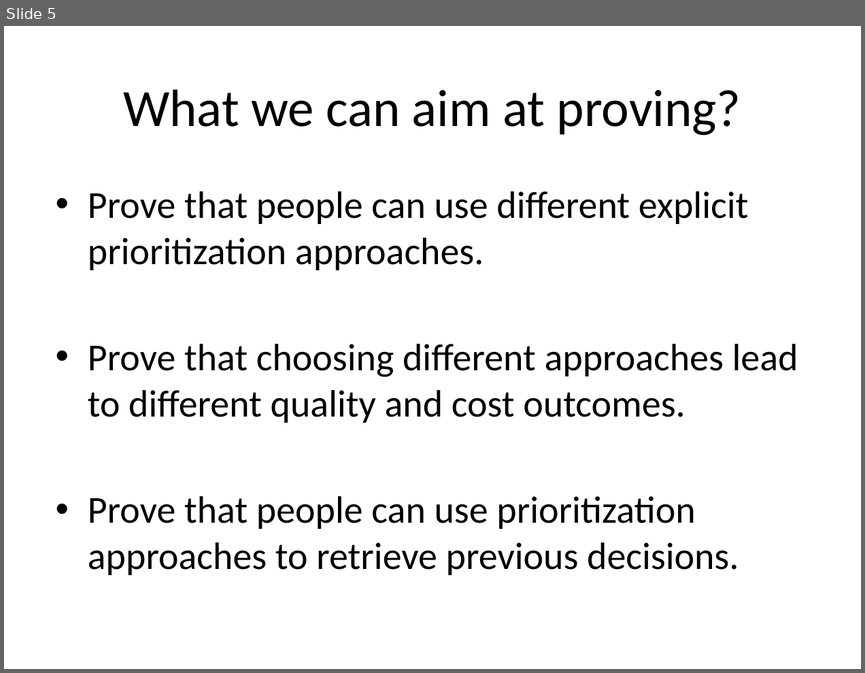
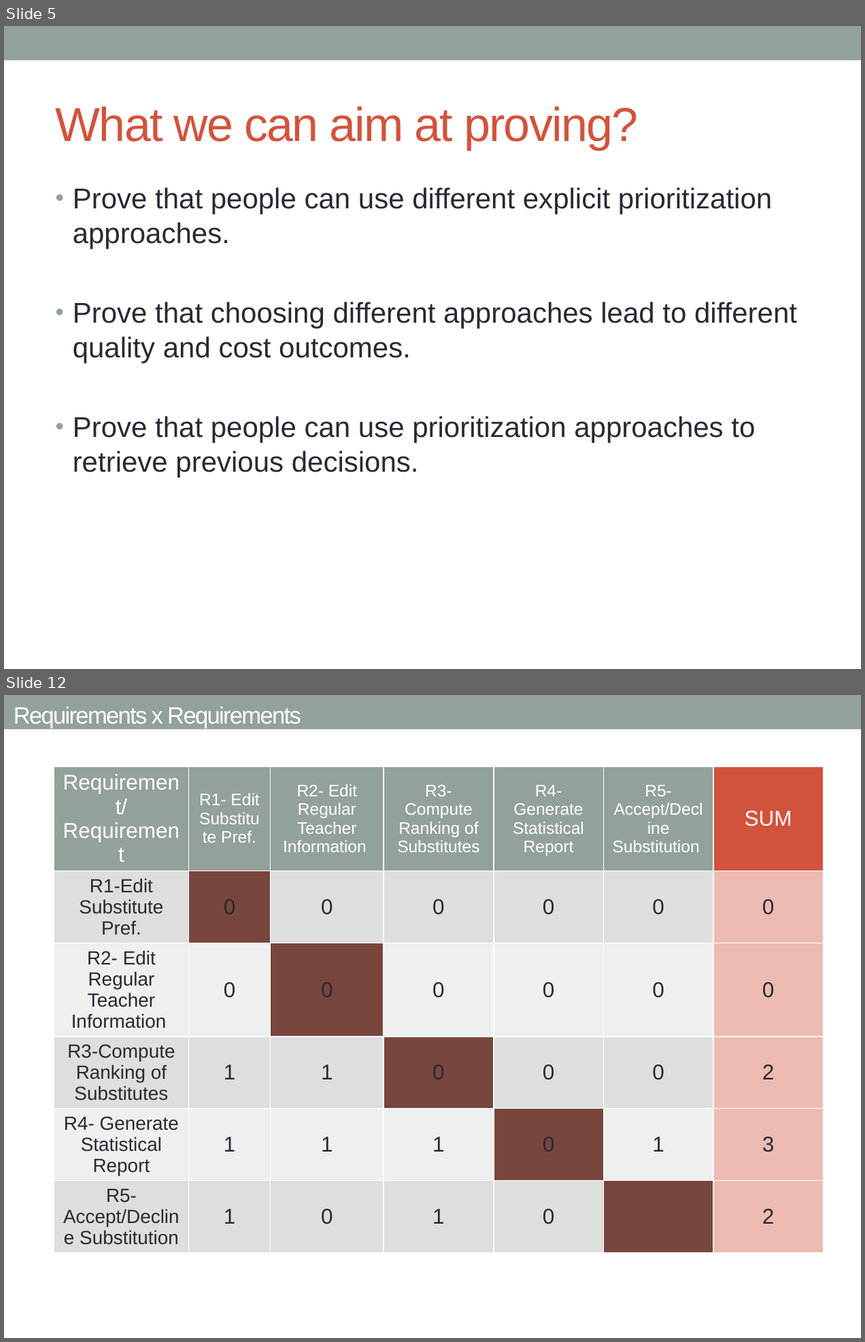
Before and after one commit to christianadriano/ReqEngResearch, a slide deck: Paper_TraceabilityBasedPrioritization/Writing/ProposalsToContinue.pptx. Shown one above the other, each under a label of ours: slide 5 before the commit, slides 5 and 12 after it; the slides between them are not shown. The pictures are 865x673 and 865x1342 pixels, drawn with LibreOffice and Linux fonts; fonts in the diff are those of the drawing. Boxes give left, top, right and bottom in pixels: in the first picture for what was removed or moved away, otherwise in the second. Text is boxed around its words. In the diff, an @@ line names an element or a change of style, - is before the commit and + after.

```diff
--- a/Paper_TraceabilityBasedPrioritization/Writing/ProposalsToContinue.pptx
+++ b/Paper_TraceabilityBasedPrioritization/Writing/ProposalsToContinue.pptx
@@ slide 12 added at [4,695,861,1338], background #FFFFFF; not listed: 1 template element that a slide beside it also shows @@
@@ text added at [14,707,301,728], 19.8 pt, text #FFFFFF @@
+Requirements x Requirements
@@ table added at [54,766,821,1286], 6 rows, 7 columns @@
+Requirement/ Requirement | R1- Edit Substitute Pref. | R2- Edit Regular Teacher Information | R3-Compute Ranking of Substitutes | R4- Generate Statistical Report | R5- Accept/Decline Substitution | SUM
+R1-Edit Substitute Pref. | 0 | 0 | 0 | 0 | 0 | 0
+R2- Edit Regular Teacher Information | 0 | 0 | 0 | 0 | 0 | 0
+R3-Compute Ranking of Substitutes | 1 | 1 | 0 | 0 | 0 | 2
+R4- Generate Statistical Report | 1 | 1 | 1 | 0 | 1 | 3
+R5- Accept/Decline Substitution | 1 | 0 | 1 | 0 |  | 2
@@ slide 5 changed as well @@
@@ rectangle added at [4,26,861,60], fill #93A299 @@
@@ title "What we can aim at ...": place and size @@
-title "What we can aim at ..." at [123,89,741,135]
+title "What we can aim at ..." at [56,106,638,150]
@@ title "What we can aim at ..." at [56,106,638,150]: size 44 to 40 pt, font Calibri to Arial, text colour #000000 to #D2533C, letter spacing 0 to -1 pt; alignment centre to left @@
@@ text "Prove that people can use ..." at [73,187,797,477]: size 32 to 24 pt, font Calibri to Arial, text colour #000000 to #292934; indent changed; less space between paragraphs @@
```
Also in this commit, not shown: 4 other slides changed, 11 other slides added, 6 other files.
